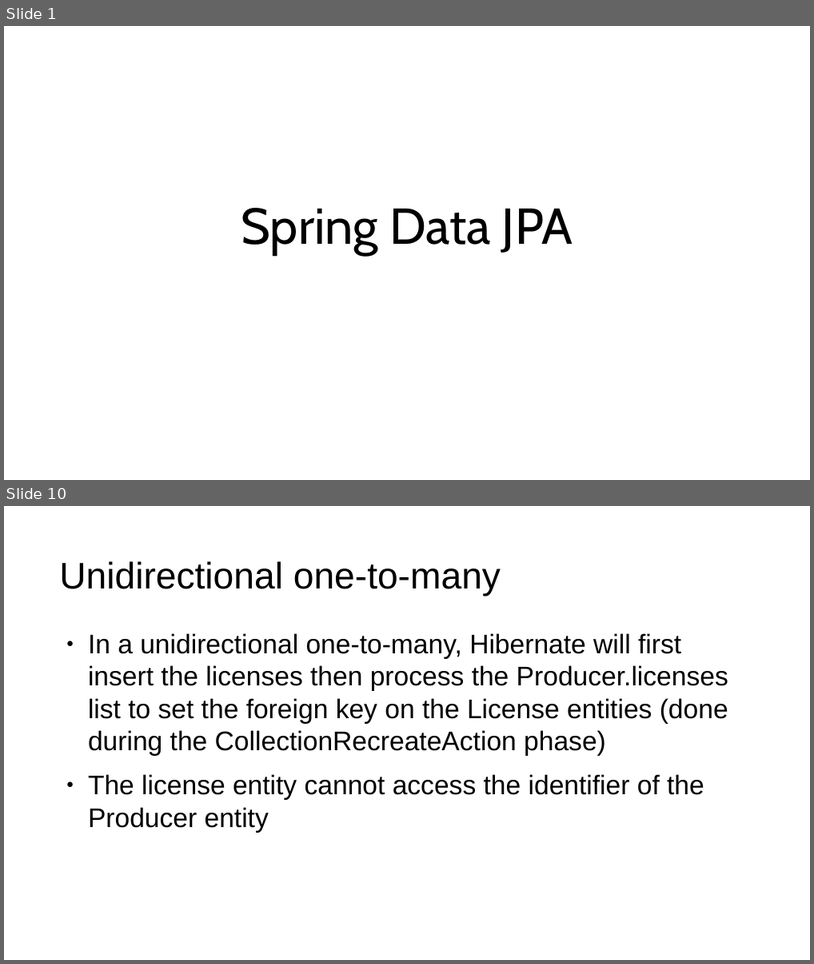
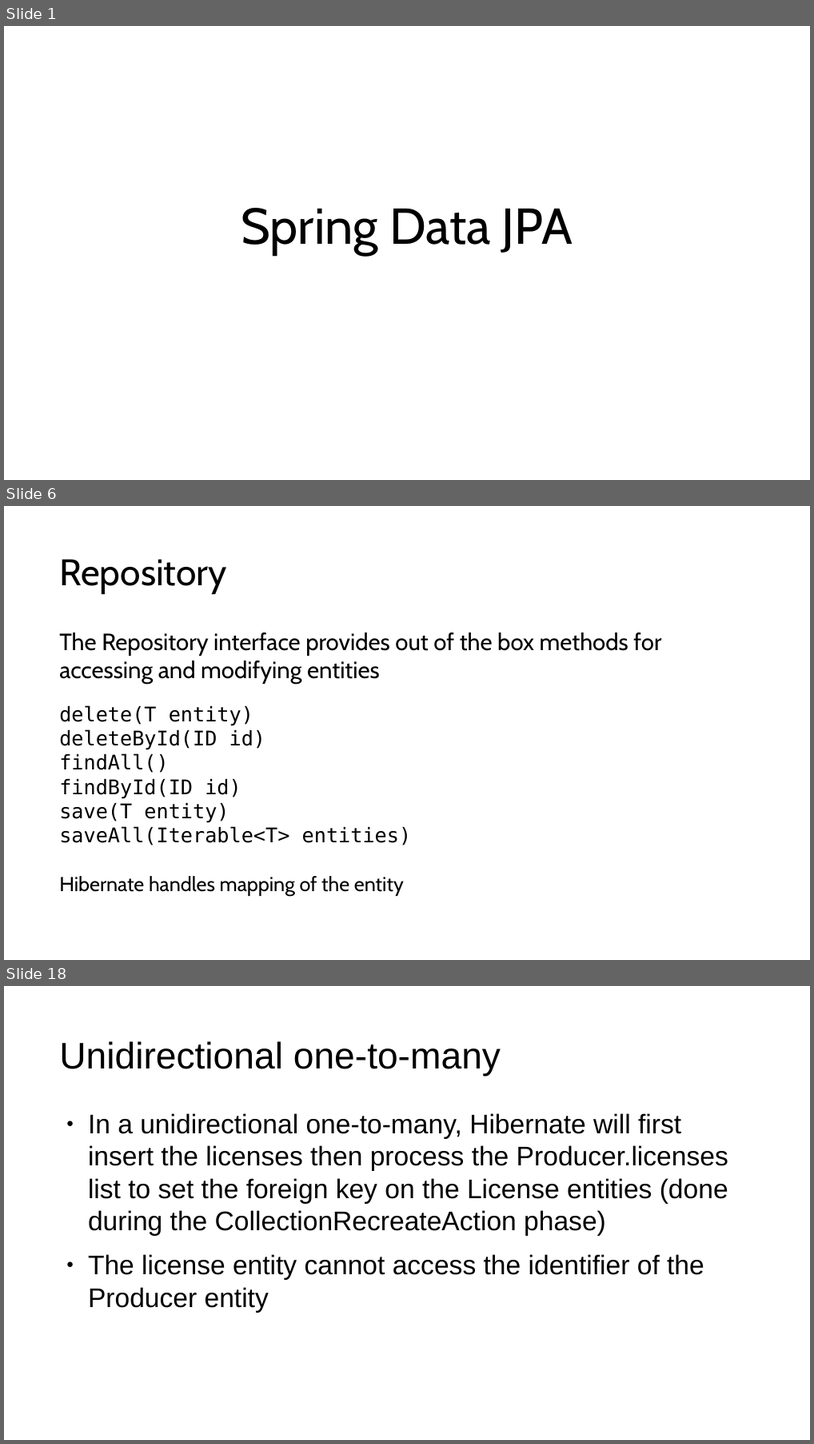
Before and after one commit to jordanschroedervertafore/spring-data-jpa, a slide deck: spring data jpa.pptx. Shown one above the other, each under a label of ours: slides 1 and 10 before the commit, slides 1, 6 and 18 after it; the slides between them are not shown. The pictures are 814x964 and 814x1444 pixels, drawn with LibreOffice and Linux fonts; fonts in the diff are those of the drawing. Boxes give left, top, right and bottom in pixels: in the first picture for what was removed or moved away, otherwise in the second. Text is boxed around its words. In the diff, an @@ line names an element or a change of style, - is before the commit and + after.

```diff
--- a/spring data jpa.pptx
+++ b/spring data jpa.pptx
@@ slide 6 added at (4, 506, 810, 960), background #FFFFFF @@
@@ title added at (59, 559, 227, 594), 44 pt, text #000000 @@
+Repository
@@ text added at (59, 632, 662, 896), 24 pt, text #000000 @@
+The Repository interface provides out of the box methods for accessing and modifying entities
+delete(T entity)
+deleteById(ID id)
+findAll()
+findById(ID id)
+save(T entity)
+saveAll(Iterable<T> entities)
+Hibernate handles mapping of the entity
@@ what was slide 10 is now slide 18 @@
```
Also in this commit, not shown: 13 slides changed, 7 other slides added, 7 slides removed, 23 other files.
